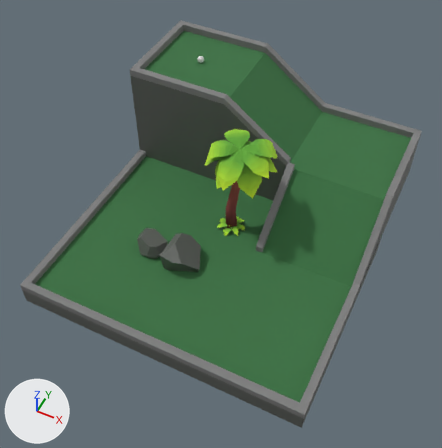
Before and after pictures for a commit that changed the Blender file Assets/Game Assets/Models/Other/Tropical Scene.blend.
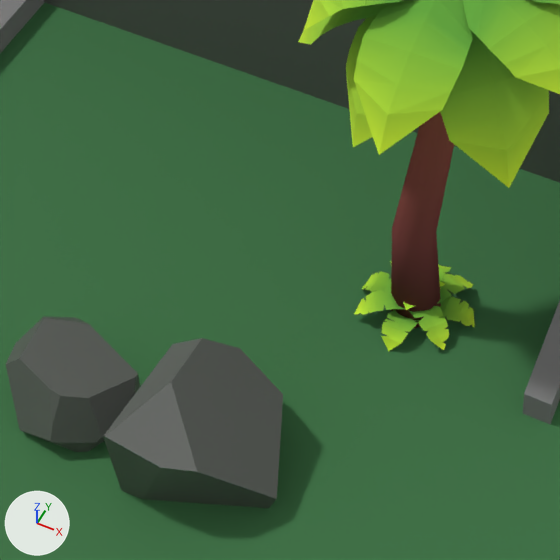
Each version appears first whole from a 50 mm camera at (5.01, -10.69, 13.3) aimed at (0.01, -0.69, 0.8), and next in a close-up on the part from 31% to 60% of the width and 35% to 63% of the height. The axes (+X, +Y, +Z) are drawn at lower left. The lights are the same throughout.

Script lines for the objects in view, before the commit:
```python
me_cube = bpy.data.meshes.new('Cube')
me_cube.from_pydata(...)  # 31 vertices, 24 faces; spans x -1.0..1.0, y -1.0..1.0, z -1.0..1.8
# faces by material slot: [3, 6, 15]
me_cube.materials.append(mat_grass)  # dark green #3d7445
me_cube.materials.append(mat_stone)  # dark grey #5b5f5a
me_cube.materials.append(mat_barriers)  # grey #818181
me_palm_tree = bpy.data.meshes.new('Palm Tree')
me_palm_tree.from_pydata(...)  # 215 vertices, 158 faces; spans x -0.79..1.15, y -0.99..1.08, z 0.0..3.14
# faces by material slot: [38, 120]
me_palm_tree.materials.append(mat_palm_trunk)  # picture img_tropical_gradients_png
me_palm_tree.materials.append(mat_palm_leaf)  # picture img_tropical_gradients_png
me_plane_014 = bpy.data.meshes.new('Plane.014')
me_plane_014.from_pydata(...)  # 326 vertices, 110 faces; spans x -1.67..1.68, y -1.69..1.67, z 0.0..0.97
me_plane_014.materials.append(mat_palm_leaf)  # picture img_tropical_gradients_png
ob_cube = bpy.data.objects.new('Cube', me_cube)
ob_cube.location = (0.006, -1.497, -0.248)
ob_cube.scale = (4.0, 3.0, 0.25)
ob_palm_tree = bpy.data.objects.new('Palm Tree', me_palm_tree)
ob_palm_tree.location = (0.0, 0.0, 0.0)
ob_tropical_plant = bpy.data.objects.new('Tropical Plant', me_plane_014)
ob_tropical_plant.location = (0.0, 0.0, 0.0)
ob_tropical_plant.rotation_euler = (0.0, 0.0, 0.00833)  # degrees (0, 0, 0.5)
ob_tropical_plant.scale = (0.245, 0.245, 0.245)
# also in view: 'Rock 1' at (-0.51, -1.74, 0.28); 'Sphere' at (-1.61, -1.72, 0.17); 'Cube.004' at (2.5, 0.5, 0.85); 'Cube.002' at (0.0, 3.0, 1.6); 'Cube.001' at (-2.5, 3.0, 1.6)
```
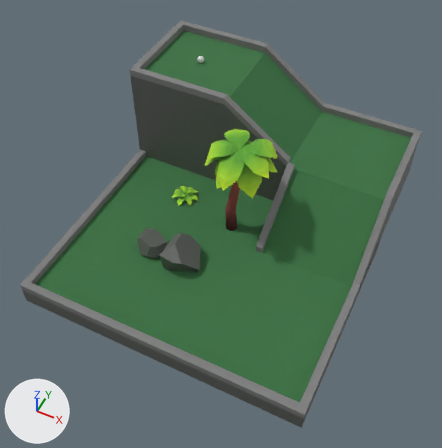
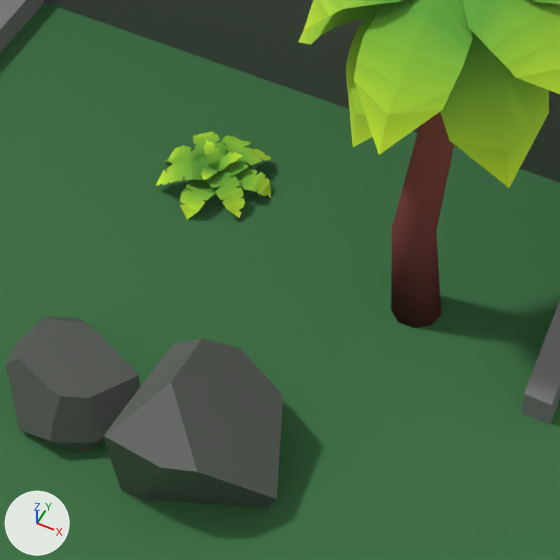
The change, as a diff of the scene's bpy script:
```diff
--- a/Assets/Game Assets/Models/Other/Tropical Scene.blend.py
+++ b/Assets/Game Assets/Models/Other/Tropical Scene.blend.py
@@ ob_tropical_plant @@
 ob_tropical_plant = bpy.data.objects.new('Tropical Plant', me_plane_014)
-ob_tropical_plant.location = (0.0, 0.0, 0.0)
+ob_tropical_plant.location = (-1.761, 0.449, 0.0)
 ob_tropical_plant.rotation_euler = (0.0, 0.0, 0.00833)  # degrees (0, 0, 0.5)
```

Changed parts and their boxes [x1, y1, x2, y2] in the close-ups (560 x 560 px):
'Tropical Plant', moved: before [354, 261, 475, 351]; after [156, 132, 271, 220]
